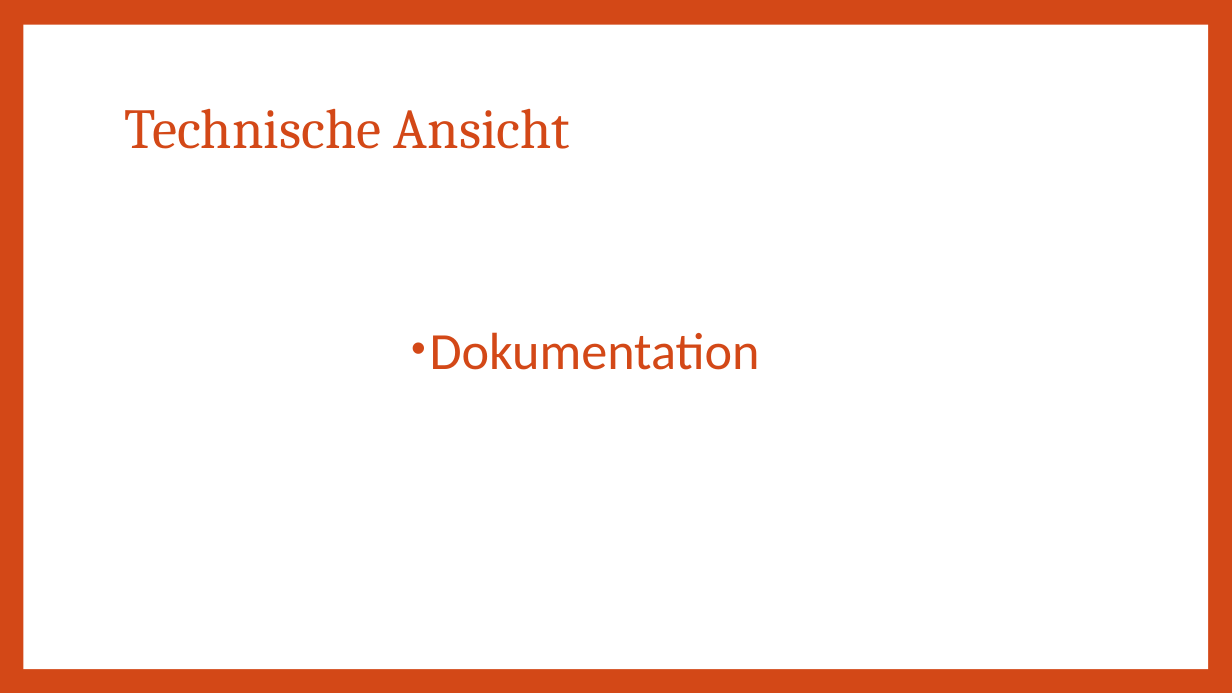
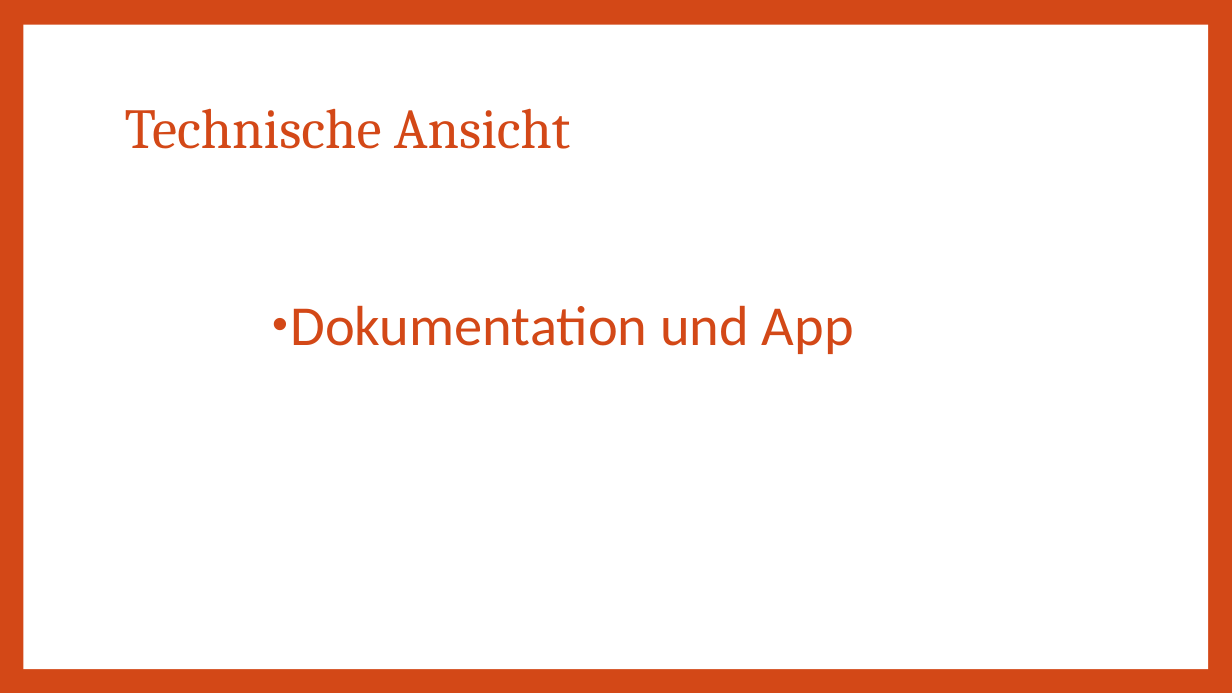
Before and after one commit to Lio396/AbgabeDossierProjekt, a slide deck: slide 12 of 04_Präsentation/VueJS_Laravel_website.pptx. Drawn at 1232x693 pixels with LibreOffice and Linux fonts; fonts in the diff are those of the drawing. Boxes give left, top, right and bottom in pixels: in the first picture for what was removed or moved away, otherwise in the second. Text is boxed around its words. In the diff, an @@ line names an element or a change of style, - is before the commit and + after.

Commit message:
ProjektAbschluss3

```diff
--- a/04_Präsentation/VueJS_Laravel_website.pptx
+++ b/04_Präsentation/VueJS_Laravel_website.pptx
@@ text at (x1=291, y1=305, x2=854, y2=354): text changed; size 40.7 to 44 pt @@
-• Dokumentation
+• Dokumentation und App
```
